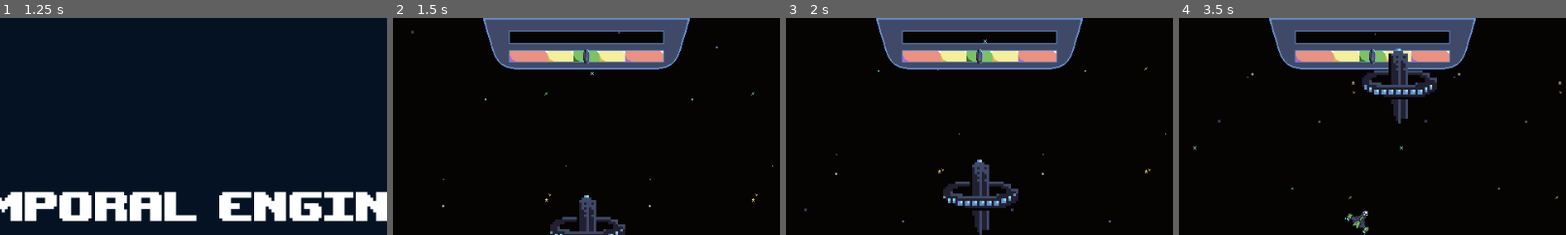
Above: before the commit, frames 1-4 (left to right).
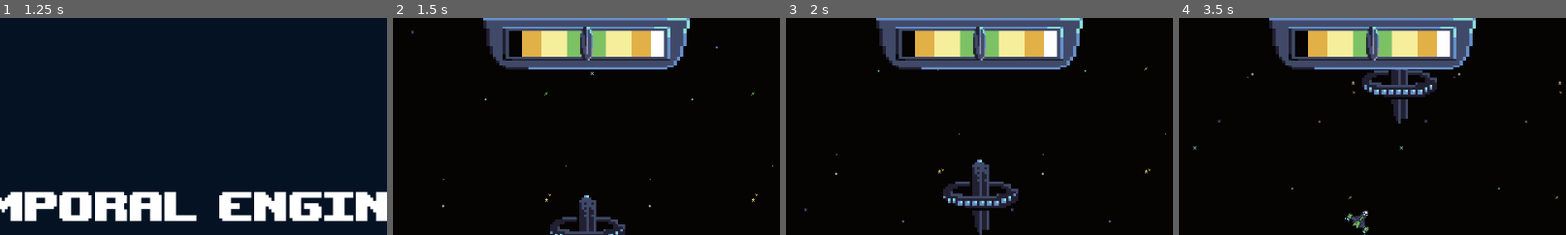
Above: after the commit, the same moments.

Repository: JoshPattman/microjam-034
Game: Godot game, scene res://scenes/menu.tscn
Two runs of this game, one before a commit and one after it. Both use one fixed random seed, a clock stepped at 60 frames per second and the inputs below. Sound files missing from this copy of the repository are replaced by a short silence.
Inputs:
- Up to frame 1 (1.25 s): tap Enter at 0.5 s; hold D (player_right) from 0.53 s (still down); hold Ctrl (player_break) from 0.53 s (still down); tap Shift (player_jump) at 0.77 s
- Up to frame 2 (1.5 s): tap Space (game_restart) at 1.25 s; release D (player_right) at 1.28 s; release Ctrl (player_break) at 1.28 s; hold S (player_back) from 1.28 s (still down); tap 2 (player_place_bouncer) at 1.35 s
- Up to frame 3 (2 s): keep holding S (player_back); tap Shift (player_jump) at 1.52 s
- Up to frame 4 (3.5 s): release S (player_back) at 2.03 s; hold D (player_right) 2.03-2.78 s; tap 3 (player_place_mine) at 2.1 s; hold W (player_forward) from 2.78 s (still down); tap 1 (player_place_shooter) at 2.85 s; tap Shift (player_jump) at 3.02 s
The pictures show only the part of the screen within x 25-75%, y 0-50%; the shares and areas given below are measured in that part.

Frame 1 is identical in both runs. In frame 2, 7.2% of the frame differs, in the area x 23-77%, y 0-25%; in frame 3, 7.2%; in frame 4, 7.4%.

Commit message:
top bar slider

Diff:
--- a/godot/game_objects/station.tscn
+++ b/godot/game_objects/station.tscn
@@ -46,7 +46,7 @@
 }
 
 [node name="Station" type="Sprite2D"]
-z_index = 100
+z_index = 10
 texture_filter = 1
 scale = Vector2(3, 3)
 texture = ExtResource("1_phur1")
--- a/godot/scenes/game.tscn
+++ b/godot/scenes/game.tscn
@@ -15,7 +15,7 @@
 [ext_resource type="PackedScene" uid="uid://dvou36u6k0wdw" path="res://game_objects/enemy_1.tscn" id="6_u5sy4"]
 [ext_resource type="Texture2D" uid="uid://cwdotvjapwnqb" path="res://sprites/background003.png" id="7_trtic"]
 [ext_resource type="PackedScene" uid="uid://bbqhnh0lw7fmk" path="res://game_objects/whitehole.tscn" id="7_u5sy4"]
-[ext_resource type="Texture2D" uid="uid://67ykeat1d8xh" path="res://sprites/top-bar001.png" id="14_264po"]
+[ext_resource type="Texture2D" uid="uid://kn7wksd5703i" path="res://sprites/top-bar002.png" id="14_bhx41"]
 [ext_resource type="Texture2D" uid="uid://bm4o81stbode0" path="res://sprites/slider001.png" id="15_1kice"]
 [ext_resource type="FontFile" uid="uid://dt8xc3g1yr708" path="res://upheavtt.ttf" id="15_rysoc"]
 [ext_resource type="Script" uid="uid://or5q0cjyks87" path="res://scripts/compass.gd" id="18_37s47"]
@@ -121,6 +121,7 @@
 [node name="PlayerCamera" parent="." instance=ExtResource("4_lbhrr")]
 
 [node name="UI" type="Control" parent="PlayerCamera"]
+z_index = 100
 layout_mode = 3
 anchors_preset = 15
 anchor_right = 1.0
@@ -144,19 +145,48 @@
 offset_right = 128.0
 offset_bottom = 64.0
 grow_horizontal = 2
-texture = ExtResource("14_264po")
+pivot_offset = Vector2(128, 0)
+texture = ExtResource("14_bhx41")
 
 [node name="Slider" type="TextureRect" parent="PlayerCamera/UI/TopBar"]
 texture_filter = 1
-layout_mode = 0
-offset_left = 124.0
-offset_top = 39.0
-offset_right = 164.0
-offset_bottom = 79.0
-scale = Vector2(0.199494, 0.443533)
+layout_mode = 1
+anchors_preset = 8
+anchor_left = 0.5
+anchor_top = 0.5
+anchor_right = 0.5
+anchor_bottom = 0.5
+offset_left = -8.0
+offset_top = -21.0
+offset_right = 8.0
+offset_bottom = 21.0
+grow_horizontal = 2
+grow_vertical = 2
 texture = ExtResource("15_1kice")
 
+[node name="BlackholeAnchor" type="Control" parent="PlayerCamera/UI/TopBar"]
+layout_mode = 1
+anchors_preset = 4
+anchor_top = 0.5
+anchor_bottom = 0.5
+offset_left = 28.0
+offset_right = 28.0
+grow_vertical = 2
+
+[node name="WhiteholeAnchor" type="Control" parent="PlayerCamera/UI/TopBar"]
+layout_mode = 1
+anchors_preset = 6
+anchor_left = 1.0
+anchor_top = 0.5
+anchor_right = 1.0
+anchor_bottom = 0.5
+offset_left = -28.0
+offset_right = -28.0
+grow_horizontal = 0
+grow_vertical = 2
+
 [node name="TimeDilation" type="HBoxContainer" parent="PlayerCamera/UI"]
+visible = false
 layout_mode = 1
 anchors_preset = 5
 anchor_left = 0.5
--- a/godot/scripts/game.gd
+++ b/godot/scripts/game.gd
@@ -83,6 +83,16 @@
 		wave_timer = 0
 		wave_counter += 1
 	wave_timer += delta * CustomRigidbody2D.get_global_dt_mult()
+
+
+	$PlayerCamera/UI/TopBar/Slider.position.x = remap(
+		log(CustomRigidbody2D.get_global_dt_mult()) / log(10),
+		1,
+		-1,
+		$PlayerCamera/UI/TopBar/BlackholeAnchor.position.x,
+		$PlayerCamera/UI/TopBar/WhiteholeAnchor.position.x
+	) - $PlayerCamera/UI/TopBar/Slider.size.x / 2
+
 
 	if !is_equal_approx(1.0, CustomRigidbody2D.get_global_dt_mult()):
 		$PlayerCamera/UI/TimeDilation.visible = true
Not shown: 1 places in godot/game_objects/blackhole.tscn that only renumber resources
Binary file added: godot/sprites/top-bar002.png
Not shown, added: godot/sprites/top-bar002.png.import
Not shown, added: art/top-bar002.aseprite
